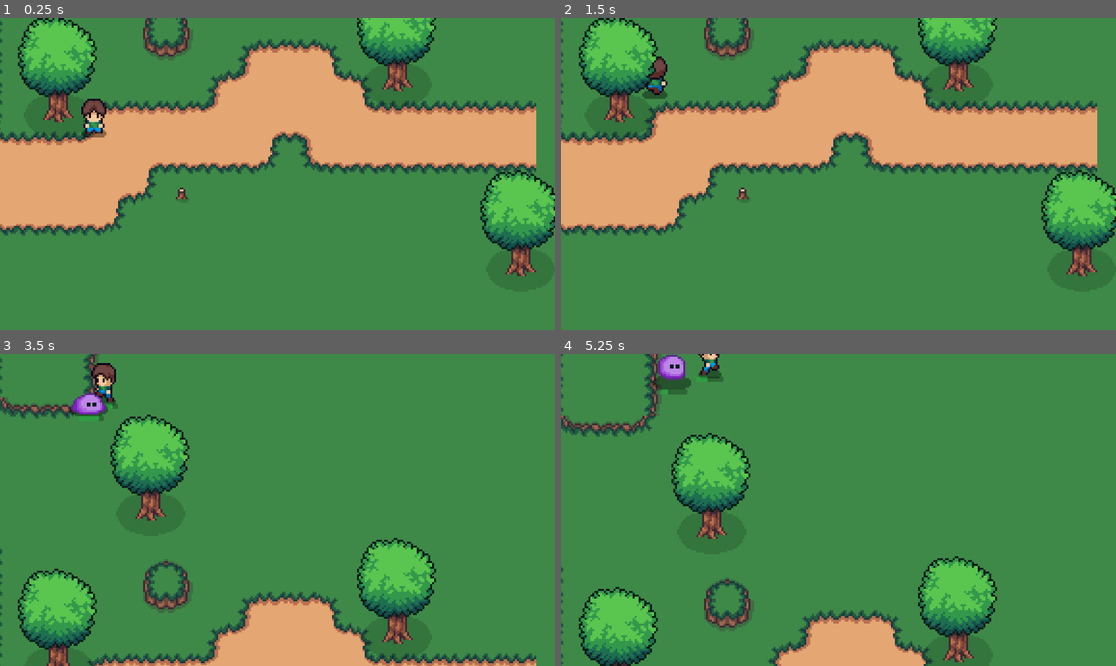
Above: before the commit, frames 1-4 (two rows, left to right).
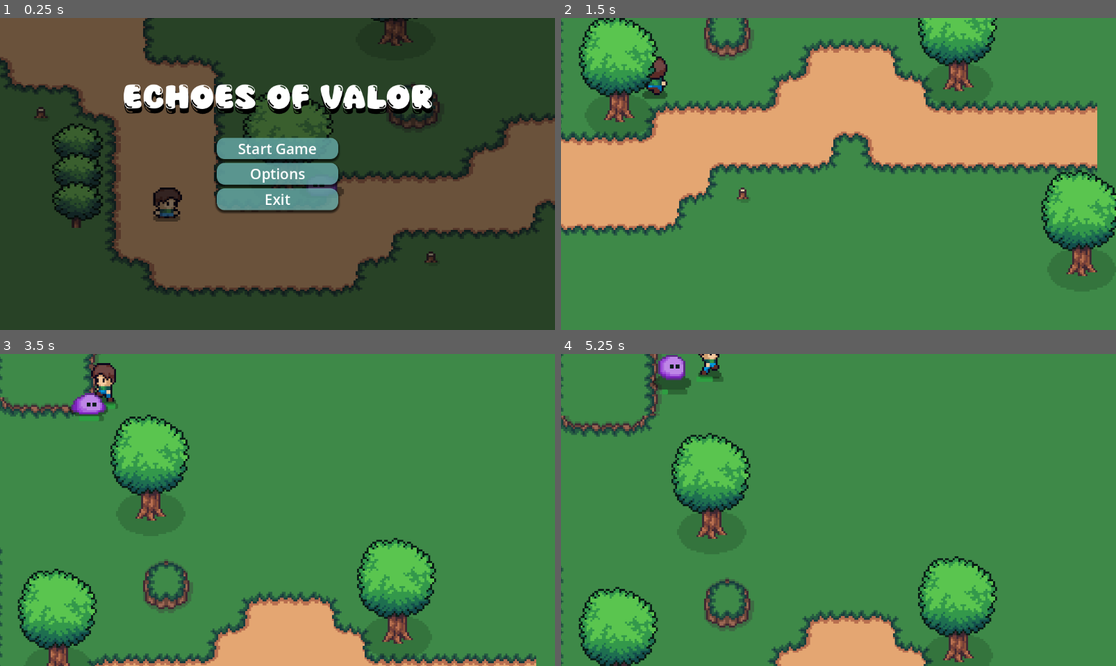
Above: after the commit, the same moments.

Repository: antgarcia222/Capstone-Game-Project
Game: Godot game, scene res://scenes/main_menu.tscn
The game is run twice, just before and just after one commit, with the same random seed, the same clock (stepped at 60 frames per second) and the same inputs. Before the commit the project starts from res://scenes/world.tscn.
Inputs (mouse positions are in pixels of both pictures, inside the frame that each line leads up to):
- Up to frame 1 (0.25 s): no input
- Up to frame 2 (1.5 s): click (838, 149) at 0.5 s, where only the run after the commit has a clickable "Start Game"; hold Up (ui_up) from 1.28 s (still down); tap E (attack) at 1.35 s
- Up to frame 3 (3.5 s): tap E (attack) at 2.1, 2.85 s; release Up (ui_up) at 2.78 s; hold Left (ui_left) from 2.78 s (still down)
- Up to frame 4 (5.25 s): tap E (attack) at 3.6, 4.35, 5.1 s; release Left (ui_left) at 4.28 s; hold Down (ui_down) 4.28-5.03 s; hold Right (ui_right) from 5.03 s (still down)

The runs differ from the first frame. In frame 1, 99% of the frame differs, in the area x 0-100%, y 0-100%; in frame 2, nothing differs; in frame 3, less than 0.1%; in frame 4, less than 0.1%.

Commit message:
created a main menu scene
Created a main menu scene with start, options and exit button

Added script to the buttons as well

set the start scene / main scene to "main_menu"

Diff:
--- a/capstone-project/project.godot
+++ b/capstone-project/project.godot
@@ -11,7 +11,7 @@
 [application]
 
 config/name="Capstone-Project"
-run/main_scene="res://scenes/world.tscn"
+run/main_scene="res://scenes/main_menu.tscn"
 config/features=PackedStringArray("4.3", "GL Compatibility")
 config/icon="res://art folder/icon.svg"
 
--- /dev/null
+++ b/capstone-project/scenes/main_menu.gd
@@ -0,0 +1,23 @@
+extends Control
+
+
+# Called when the node enters the scene tree for the first time.
+func _ready() -> void:
+	pass # Replace with function body.
+
+
+# Called every frame. 'delta' is the elapsed time since the previous frame.
+func _process(delta: float) -> void:
+	pass
+
+
+func _on_start_game_pressed() -> void:
+	get_tree().change_scene_to_file("res://scenes/world.tscn")
+
+
+func _on_options_pressed() -> void:
+	pass # Replace with function body.
+
+
+func _on_exit_pressed() -> void:
+	get_tree().quit()
--- /dev/null
+++ b/capstone-project/scenes/main_menu.tscn
@@ -0,0 +1,99 @@
+[gd_scene load_steps=6 format=3 uid="uid://cnsrn7folvfc0"]
+
+[ext_resource type="Script" path="res://scenes/main_menu.gd" id="1_3vcdq"]
+[ext_resource type="Texture2D" uid="uid://cusfdvt7vw7gq" path="res://art folder/Echoes of Valor.png" id="1_mjxk7"]
+[ext_resource type="FontFile" uid="uid://bp6p3kemol7jx" path="res://art folder/Popcat.otf" id="2_wf7mf"]
+
+[sub_resource type="StyleBoxTexture" id="StyleBoxTexture_45kpe"]
+texture = ExtResource("1_mjxk7")
+modulate_color = Color(0.485703, 0.485704, 0.485703, 1)
+
+[sub_resource type="StyleBoxFlat" id="StyleBoxFlat_j0old"]
+bg_color = Color(0.564706, 0.937255, 0.92549, 0.576471)
+corner_radius_top_left = 16
+corner_radius_top_right = 16
+corner_radius_bottom_right = 16
+corner_radius_bottom_left = 16
+shadow_size = 5
+shadow_offset = Vector2(0, 3.41)
+
+[node name="main_menu" type="Control"]
+layout_mode = 3
+anchors_preset = 15
+anchor_right = 1.0
+anchor_bottom = 1.0
+grow_horizontal = 2
+grow_vertical = 2
+script = ExtResource("1_3vcdq")
+
+[node name="Panel" type="Panel" parent="."]
+layout_mode = 1
+anchors_preset = 15
+anchor_right = 1.0
+anchor_bottom = 1.0
+grow_horizontal = 2
+grow_vertical = 2
+theme_override_styles/panel = SubResource("StyleBoxTexture_45kpe")
+
+[node name="VBoxContainer" type="VBoxContainer" parent="."]
+layout_mode = 1
+anchors_preset = 8
+anchor_left = 0.5
+anchor_top = 0.5
+anchor_right = 0.5
+anchor_bottom = 0.5
+offset_left = -126.0
+offset_top = -75.0
+offset_right = 126.0
+offset_bottom = 75.0
+grow_horizontal = 2
+grow_vertical = 2
+theme_override_constants/separation = 8
+
+[node name="start_game" type="Button" parent="VBoxContainer"]
+layout_mode = 2
+size_flags_vertical = 3
+theme_override_colors/font_color = Color(1, 1, 1, 1)
+theme_override_font_sizes/font_size = 30
+theme_override_styles/normal = SubResource("StyleBoxFlat_j0old")
+text = "Start Game"
+
+[node name="options" type="Button" parent="VBoxContainer"]
+layout_mode = 2
+size_flags_vertical = 3
+theme_override_colors/font_color = Color(1, 1, 1, 1)
+theme_override_font_sizes/font_size = 30
+theme_override_styles/normal = SubResource("StyleBoxFlat_j0old")
+text = "Options"
+
+[node name="exit" type="Button" parent="VBoxContainer"]
+layout_mode = 2
+size_flags_vertical = 3
+theme_override_colors/font_color = Color(1, 1, 1, 1)
+theme_override_font_sizes/font_size = 30
+theme_override_styles/normal = SubResource("StyleBoxFlat_j0old")
+text = "Exit"
+
+[node name="Label" type="Label" parent="."]
+layout_mode = 1
+anchors_preset = 8
+anchor_left = 0.5
+anchor_top = 0.5
+anchor_right = 0.5
+anchor_bottom = 0.5
+offset_left = -322.5
+offset_top = -199.0
+offset_right = 322.5
+offset_bottom = -88.0
+grow_horizontal = 2
+grow_vertical = 2
+theme_override_colors/font_shadow_color = Color(0, 0, 0, 1)
+theme_override_constants/shadow_offset_y = 10
+theme_override_fonts/font = ExtResource("2_wf7mf")
+theme_override_font_sizes/font_size = 70
+text = "Echoes of Valor"
+horizontal_alignment = 1
+
+[connection signal="pressed" from="VBoxContainer/start_game" to="." method="_on_start_game_pressed"]
+[connection signal="pressed" from="VBoxContainer/options" to="." method="_on_options_pressed"]
+[connection signal="pressed" from="VBoxContainer/exit" to="." method="_on_exit_pressed"]
--- a/capstone-project/scripts/player.gd
+++ b/capstone-project/scripts/player.gd
@@ -106,7 +106,7 @@
 
 func enemy_attack():
 	if enemy_inattack_range and enemy_attack_cooldown == true:
-		health = health - 20
+		health = health - 10
 		enemy_attack_cooldown = false
 		$attack_cooldown.start()
 		print(health)
Binary file added: capstone-project/art folder/Echoes of Valor.png
Not shown, added: capstone-project/art folder/Echoes of Valor.png.import
Binary file added: capstone-project/art folder/Popcat.otf
Not shown, added: capstone-project/art folder/Popcat.otf.import
Not shown, changed: .DS_Store
Not shown, added: capstone-project/.DS_Store
Not shown, changed: capstone-project/art folder/.DS_Store
